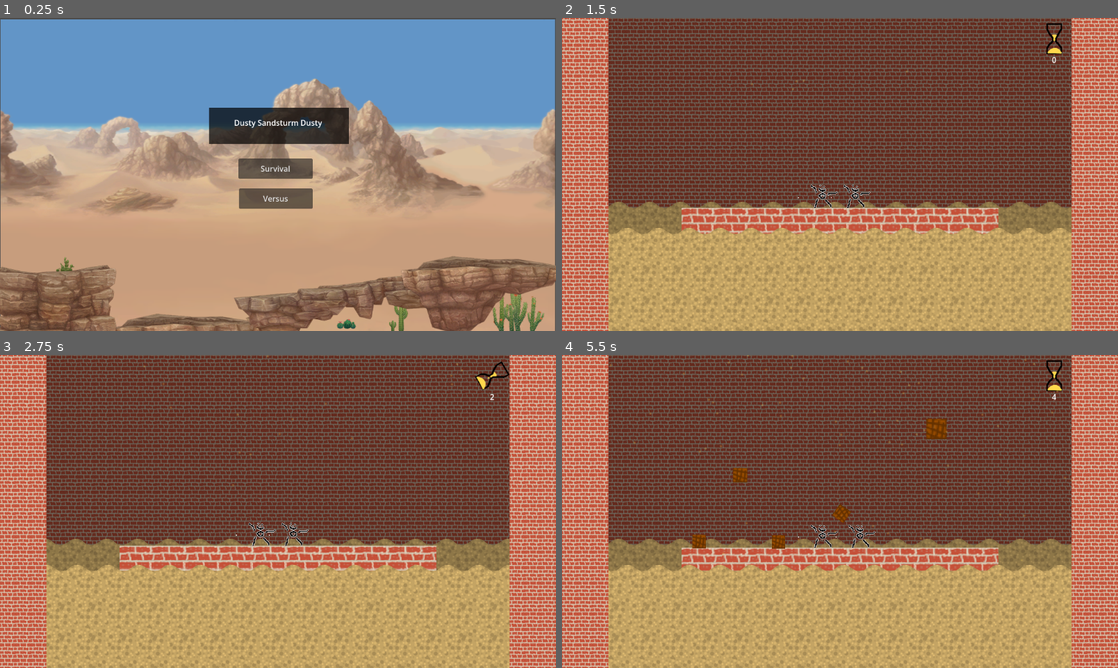
Above: before the commit, frames 1-4 (two rows, left to right).
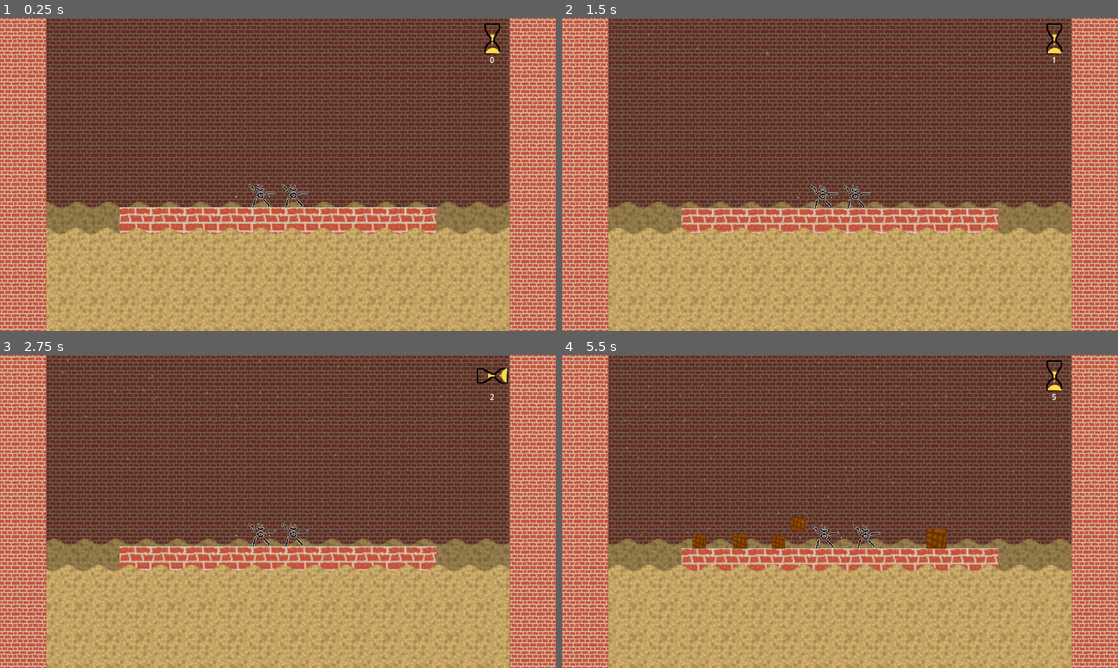
Above: after the commit, the same moments.

Repository: atomazu/quicksand
Game: Godot game, scene res://scenes/stage.tscn
The game is run twice, just before and just after one commit, with the same random seed, the same clock (stepped at 60 frames per second) and the same inputs. Before the commit the project starts from res://scenes/startmenu.tscn.
Inputs (mouse positions are in pixels of both pictures, inside the frame that each line leads up to):
- Up to frame 1 (0.25 s): no input
- Up to frame 2 (1.5 s): click (840, 168) at 0.5 s, where only the run before the commit has a clickable "Survival"; move the mouse to (962, 158) at 1.27 s; tap Mouse wheel up (p1_wheel) at 1.35 s
- Up to frame 3 (2.75 s): move the mouse to (166, 527) at 2.02 s; tap Mouse wheel up (p1_wheel) at 2.1 s
- Up to frame 4 (5.5 s): move the mouse to (895, 442) at 2.77 s; tap Mouse wheel up (p1_wheel) every 0.75 s from 2.85 to 5.1 s; move the mouse to (812, 574) at 3.52 s; move the mouse to (1006, 558) at 4.27 s; move the mouse to (673, 464) at 5.02 s

The runs differ from the first frame. In frame 1, 93% of the frame differs, in the area x 0-100%, y 0-100%; in frame 2, 9.0%; in frame 3, 9.3%; in frame 4, 10%.

Commit message:
fixed jump non box

Diff:
--- a/project.godot
+++ b/project.godot
@@ -11,7 +11,7 @@
 [application]
 
 config/name="quicksand"
-run/main_scene="uid://ca8rew2tw8kkf"
+run/main_scene="uid://d4fk12lnxrekv"
 config/features=PackedStringArray("4.7", "GL Compatibility")
 config/icon="res://icon.svg"
 
--- a/scenes/player.tscn
+++ b/scenes/player.tscn
@@ -44,6 +44,8 @@
 
 [node name="GroundDetection" type="Area2D" parent="." unique_id=1511495204]
 position = Vector2(0, 15)
+collision_layer = 7
+collision_mask = 7
 
 [node name="CollisionShape2D" type="CollisionShape2D" parent="GroundDetection" unique_id=1735841062]
 position = Vector2(0, 8)
